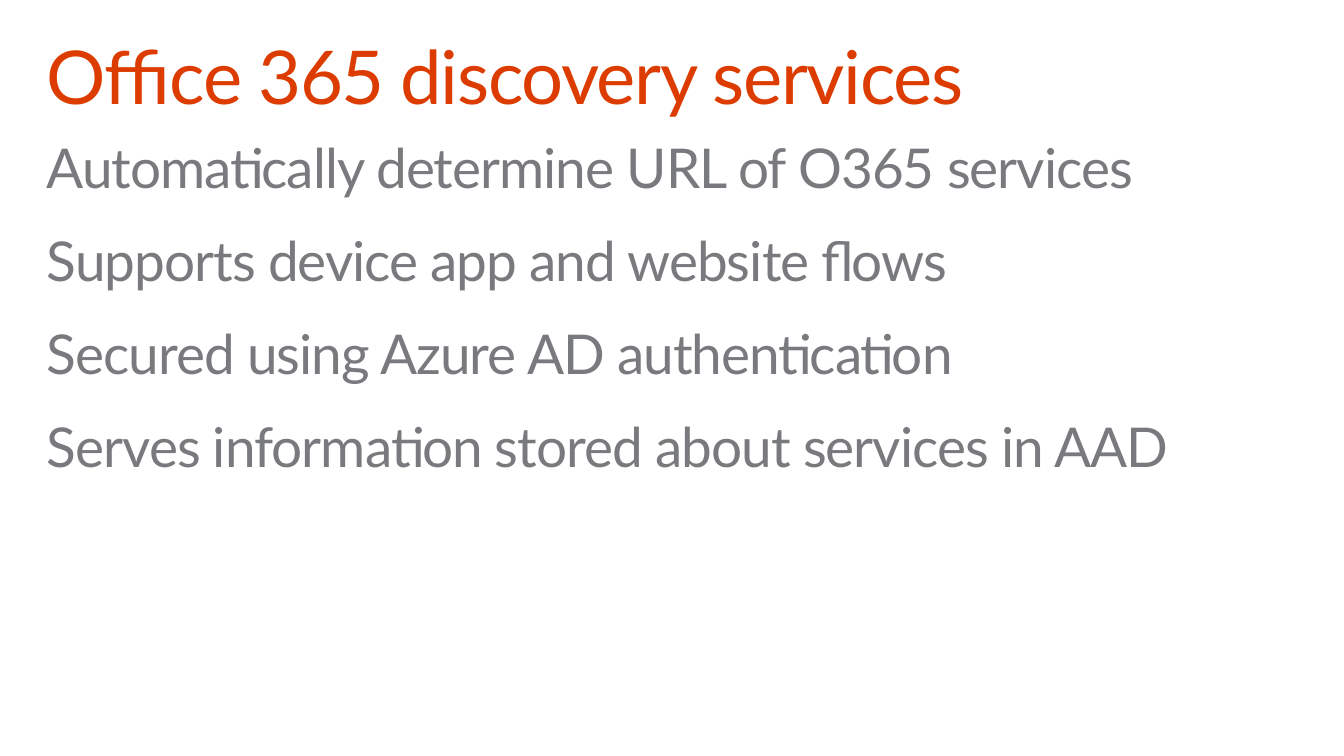
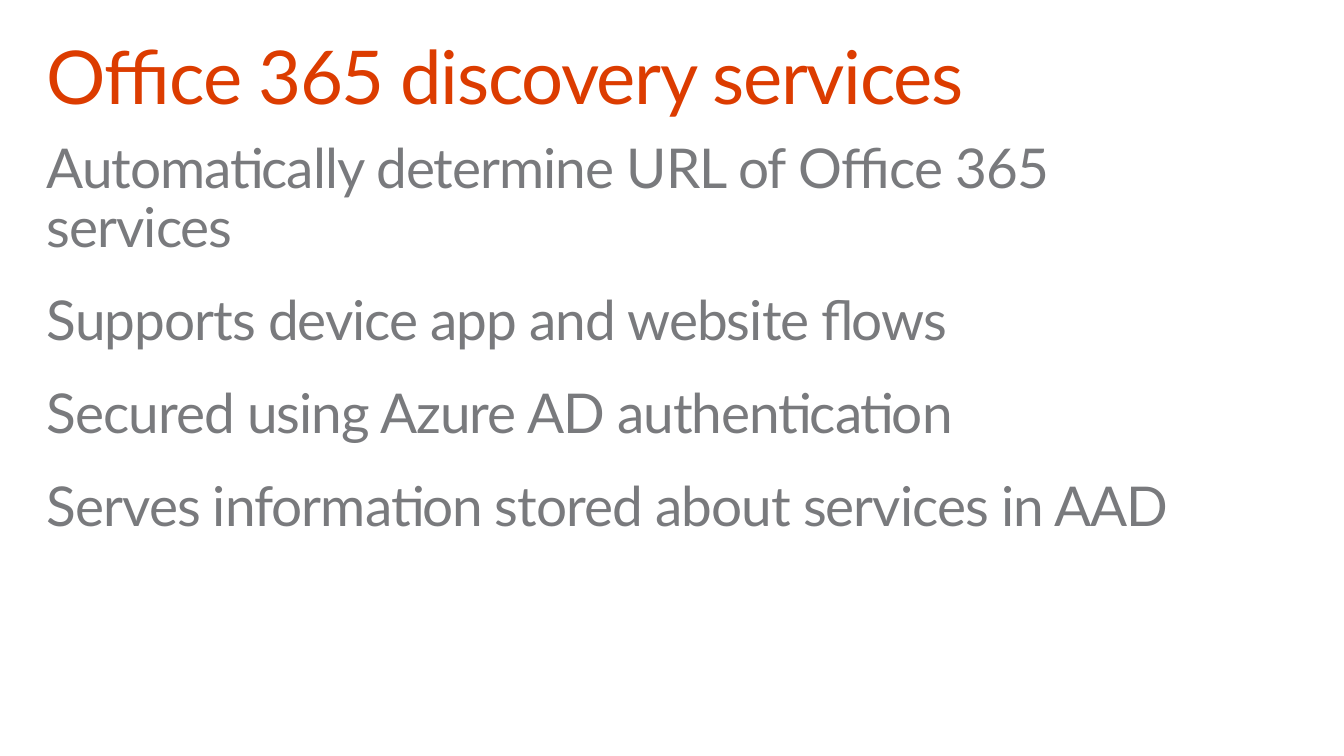
Before and after one commit to OfficeDev/TrainingContent, a slide deck: slide 55 of O3652-7 Deep Dive into Security and OAuth/O3652-7 Deep Dive into Security and OAuth.pptx. Drawn at 1344x756 pixels with LibreOffice and Linux fonts; fonts in the diff are those of the drawing; background and template pictures are left out. Boxes give left, top, right and bottom in pixels: in the first picture for what was removed or moved away, otherwise in the second. Text is boxed around its words. In the diff, an @@ line names an element or a change of style, - is before the commit and + after.

```diff
--- a/O3652-7 Deep Dive into Security and OAuth/O3652-7 Deep Dive into Security and OAuth.pptx
+++ b/O3652-7 Deep Dive into Security and OAuth/O3652-7 Deep Dive into Security and OAuth.pptx
@@ text at [47,147,1050,248]: text changed @@
-Automatically determine URL of O365 services
+Automatically determine URL of Office 365 services
```
Also in this commit, not shown: 12 other slides changed, 2 other files.
